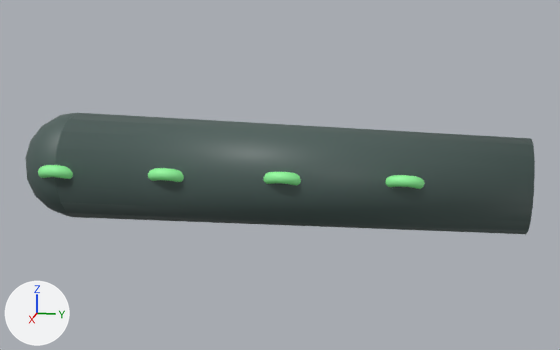
An edit to the glTF model godot/assets/models/creatures/kraken/seg6.glb, drawn before and after from the same camera.
Rendered twice from a 50 mm lens placed at (1.39, 0.681, 0.346), pointed at (0.002, 0.403, -0.001). Every picture has the same lights, and +X, +Y and +Z are marked at lower left. The first picture is the older version. Vertices at exactly the same position are counted once.

The older version as bpy lines, for what is in view:
```python
me_sucker = bpy.data.meshes.new('sucker')
me_sucker.from_pydata(...)  # 2560 vertices, 5120 faces; spans x -0.039..0.119, y -0.042..0.674, z -0.024..0.033
me_sucker.materials.append(mat_sucker)  # green #95ffa0
me_tentacle = bpy.data.meshes.new('tentacle')
me_tentacle.from_pydata(...)  # an 18-sided cut cone along y (radius 0.104 at the low end, 0.085 at the high end) spanning x -0.102..0.102, y 0.0..0.85, z -0.104..0.104; a UV sphere (18 segments, 9 rings, poles along z) spanning x -0.101..0.101, y -0.102..0.102, z -0.104..0.104
me_tentacle.materials.append(mat_tentacle)  # greyish cyan #4b5d59
ob_sucker = bpy.data.objects.new('sucker', me_sucker)
ob_sucker.location = (0.0, 0.0, 0.0)
ob_tentacle = bpy.data.objects.new('tentacle', me_tentacle)
ob_tentacle.location = (0.0, 0.0, 0.0)
```
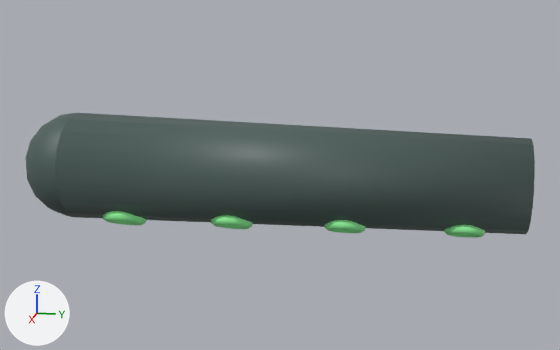
Changed parts and their boxes (x1, y1, x2, y2) in the pictures (560 x 350 px):
'sucker', moved
    before: (38, 165, 425, 189)
    after: (103, 211, 485, 238)

The change in detail:
me_sucker is used by ob_sucker; location (0.0, 0.0, 0.0).
me_sucker had 2560 vertices, 5120 faces and spanned x -0.039..0.119, y -0.042..0.674, z -0.024..0.033.
me_sucker now has 2560 vertices, 5120 faces and spans x -0.079..0.079, y 0.064..0.78, z -0.114..-0.057.
me_sucker part 1: the whole mesh is moved by (-0.04, 0.106, -0.09).
